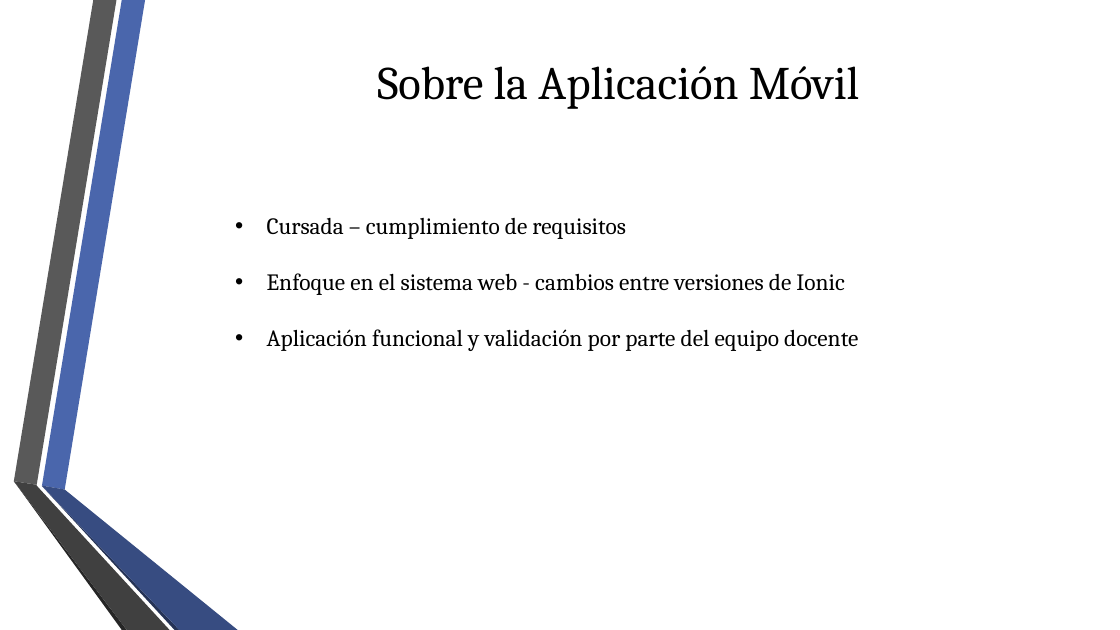
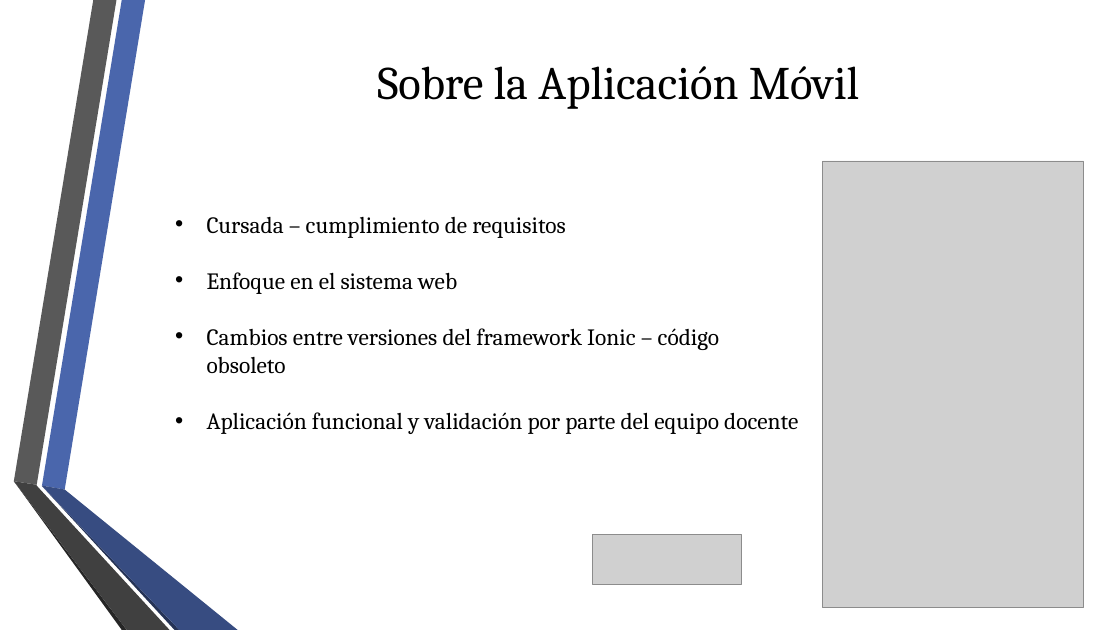
Before and after one commit to fge23/Sistema-VASPA, a slide deck: slide 9 of Presentaciones/Presentación VASPA - Diciembre 2020 - Examen Final/Presentación VASPA - Diciembre 2020 - Examen Final.pptx (slide 10 before the commit). Drawn at 1120x630 pixels with LibreOffice and Linux fonts; fonts in the diff are those of the drawing; grey boxes stand for pictures; background and template pictures are left out. Boxes give left, top, right and bottom in pixels: in the first picture for what was removed or moved away, otherwise in the second. Text is boxed around its words. In the diff, an @@ line names an element or a change of style, - is before the commit and + after.

```diff
--- a/Presentaciones/Presentación VASPA - Diciembre 2020 - Examen Final/Presentación VASPA - Diciembre 2020 - Examen Final.pptx
+++ b/Presentaciones/Presentación VASPA - Diciembre 2020 - Examen Final/Presentación VASPA - Diciembre 2020 - Examen Final.pptx
@@ text "Cursada – cumplimiento de requisitos": place and size @@
-text "Cursada – cumplimiento de requisitos" at <box>267,218,858,351</box>
+text "Cursada – cumplimiento de requisitos" at <box>207,217,798,434</box>
@@ picture added at <box>823,161,1084,607</box> @@
@@ text at <box>207,272,719,374</box>: text changed @@
-• Enfoque en el sistema web - cambios entre versiones de Ionic
+• Enfoque en el sistema web
+• Cambios entre versiones del framework Ionic – código obsoleto
@@ picture added at <box>593,534,742,585</box> @@
```
Also in this commit, not shown: 7 other slides changed, 1 slide removed.
